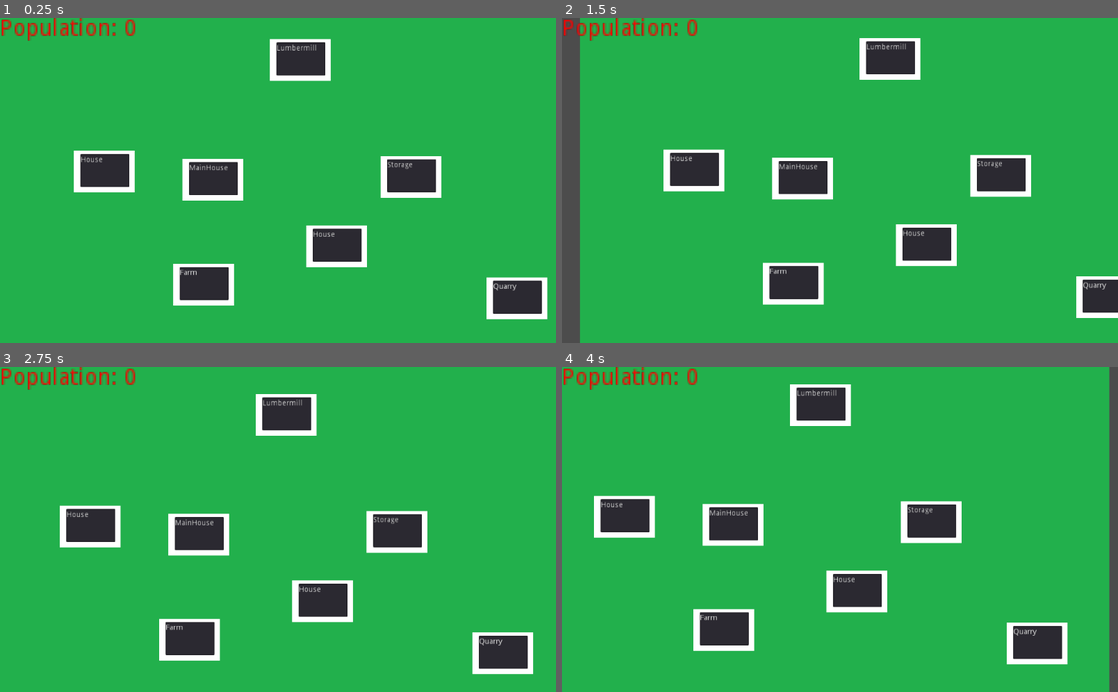
Above: before the commit, frames 1-4 (two rows, left to right).
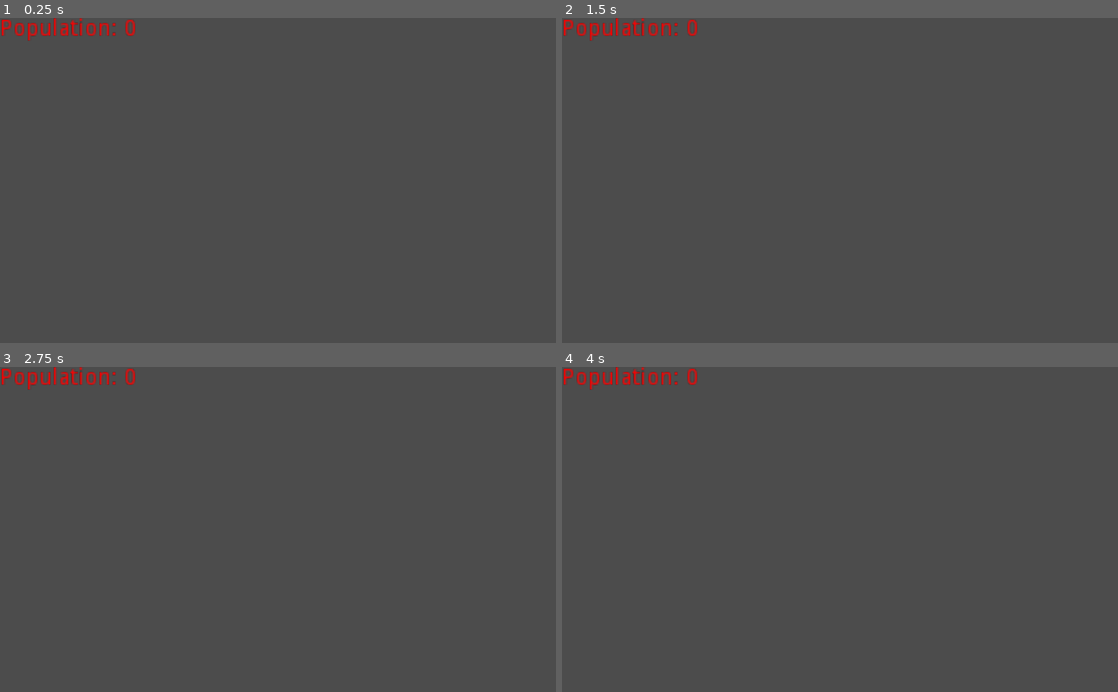
Above: after the commit, the same moments.

Repository: JakubMifek/snooper
Game: Godot game, scene res://scenes/Game.tscn
The game is run twice, just before and just after one commit, with the same random seed, the same clock (stepped at 60 frames per second) and the same inputs.
Inputs (mouse positions are in pixels of both pictures, inside the frame that each line leads up to):
- Up to frame 1 (0.25 s): no input
- Up to frame 2 (1.5 s): tap Enter at 0.5 s; move the mouse to (867, 180) at 0.52 s; tap Space at 1.25 s; move the mouse to (812, 180) at 1.27 s
- Up to frame 3 (2.75 s): tap Enter at 2 s; move the mouse to (289, 523) at 2.02 s
- Up to frame 4 (4 s): tap Space at 2.75 s; move the mouse to (834, 536) at 2.77 s; tap Enter at 3.5 s; move the mouse to (878, 532) at 3.52 s

The runs differ from the first frame. In frame 1, 100% of the frame differs, in the area x 0-100%, y 0-100%; in frame 2, 96%; in frame 3, 100%; in frame 4, 98%.
Error in both runs: Attempt to call function 'spawnCitizen' in base 'null instance' on a null instance. (res://scripts/Population.gd:20)

Commit message:
Add exit game

Diff:
--- a/Snooper/scenes/Game.tscn
+++ b/Snooper/scenes/Game.tscn
@@ -3,6 +3,7 @@
 [ext_resource path="res://scenes/camera/Camera.tscn" type="PackedScene" id=1]
 [ext_resource path="res://scenes/population/Population.tscn" type="PackedScene" id=2]
 [ext_resource path="res://scenes/Village.tscn" type="PackedScene" id=3]
+[ext_resource path="res://scenes/ui/UI.tscn" type="PackedScene" id=3]
 
 [node name="Root" type="Node2D"]
 
@@ -11,5 +12,6 @@
 [node name="Population" parent="." instance=ExtResource( 2 )]
 mapScene = NodePath("")
 
+[node name="Control" parent="." instance=ExtResource( 3 )]
 [node name="Node2D" parent="." instance=ExtResource( 3 )]
 position = Vector2( -512.622, -314.606 )
--- /dev/null
+++ b/Snooper/scenes/ui/MainControls.gd
@@ -0,0 +1,18 @@
+extends Control
+
+# Declare member variables here. Examples:
+# var a = 2
+# var b = "text"
+
+# Called when the node enters the scene tree for the first time.
+func _ready():
+	pass # Replace with function body.
+
+func _input(event):
+	if event is InputEventKey:
+		if event.pressed and event.scancode == KEY_ESCAPE:
+			get_tree().quit()
+
+# Called every frame. 'delta' is the elapsed time since the previous frame.
+#func _process(delta):
+#	pass
--- /dev/null
+++ b/Snooper/scenes/ui/UI.tscn
@@ -0,0 +1,12 @@
+[gd_scene load_steps=2 format=2]
+
+[ext_resource path="res://scenes/ui/MainControls.gd" type="Script" id=1]
+
+[node name="Control" type="Control"]
+anchor_right = 1.0
+anchor_bottom = 1.0
+
+[node name="Control" type="Control" parent="."]
+margin_right = 91.0
+margin_bottom = 35.0
+script = ExtResource( 1 )
